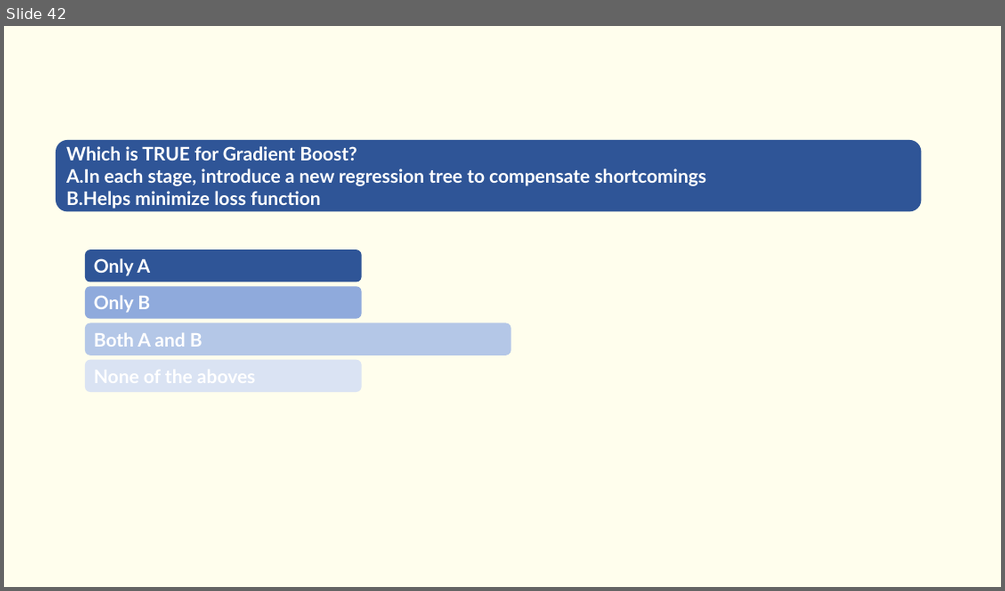
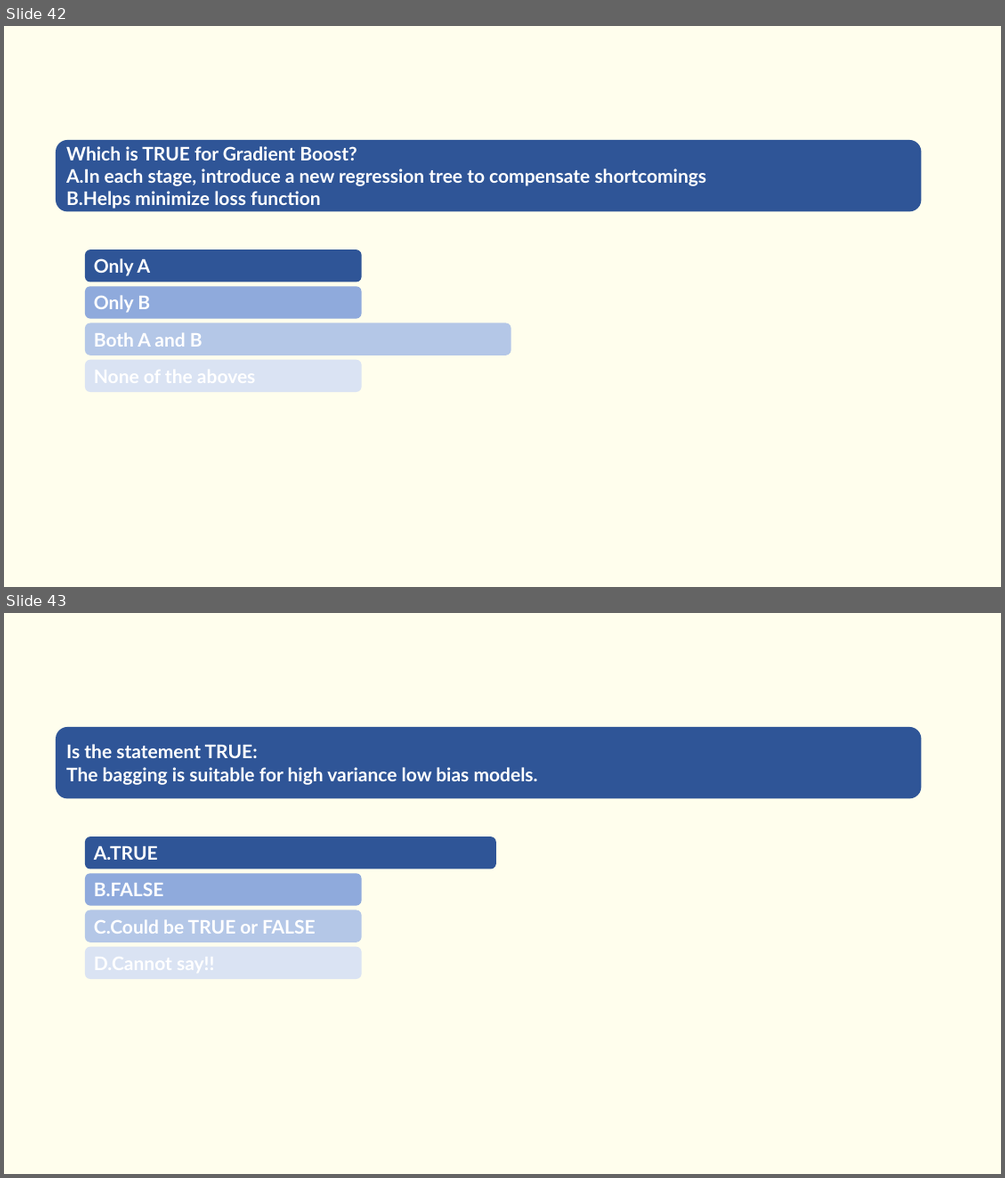
Before and after one commit to Saira55/Machine-Learning-Multiple-Choice-Questions, a slide deck: Machine Learning Quiz Question.pptx. Shown one above the other, each under a label of ours: slide 42 before the commit, slides 42 and 43 after it. The pictures are 1005x591 and 1005x1178 pixels, drawn with LibreOffice and Linux fonts; fonts in the diff are those of the drawing. Boxes give left, top, right and bottom in pixels: in the first picture for what was removed or moved away, otherwise in the second. Text is boxed around its words. In the diff, an @@ line names an element or a change of style, - is before the commit and + after.

```diff
--- a/Machine Learning Quiz Question.pptx
+++ b/Machine Learning Quiz Question.pptx
@@ slide 43 added at [4,613,1001,1174], background #FFFEED @@
@@ rounded rectangle added at [56,727,922,798], fill #2F5597, 18 pt, text #FFFFFF, bold @@
+Is the statement TRUE:
+The bagging is suitable for high variance low bias models.
@@ rounded rectangle added at [85,836,496,868], fill #2F5597, 18 pt, text #FFFFFF, bold @@
+A.TRUE
@@ rounded rectangle added at [85,873,362,906], fill #8FAADC, 18 pt, text #FFFFFF, bold @@
+B.FALSE
@@ rounded rectangle added at [85,910,362,942], fill #B4C7E7, 18 pt, text #FFFFFF, bold @@
+C.Could be TRUE or FALSE
@@ rounded rectangle added at [85,947,362,979], fill #DAE3F3 @@
```
Also in this commit, not shown: 1 other slide added, 1 slide removed.
